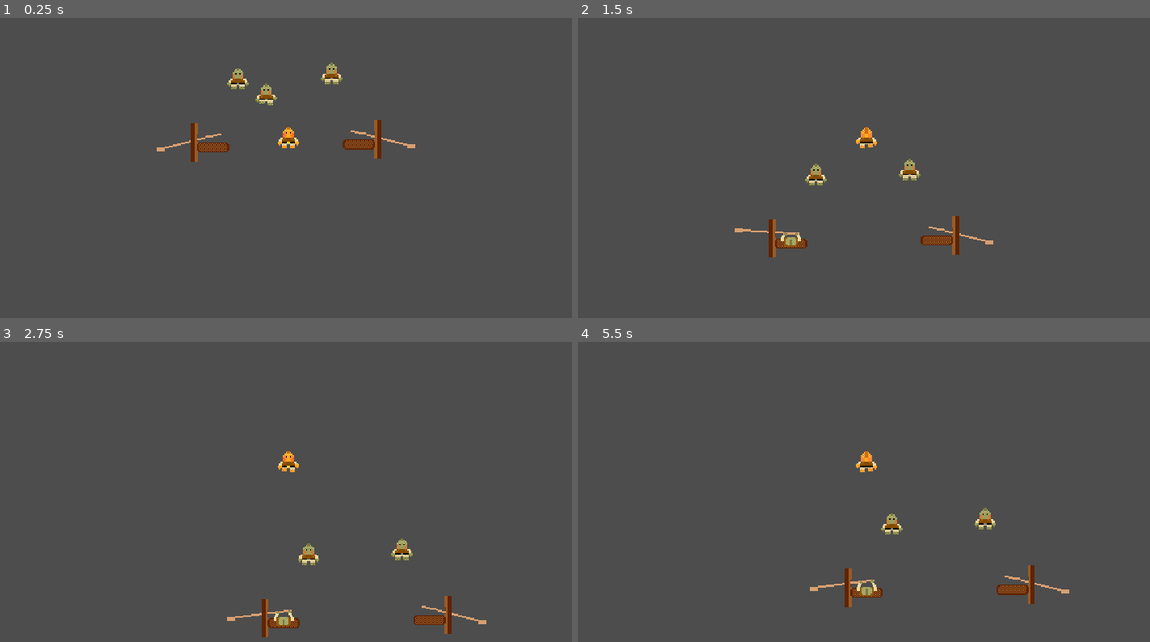
Above: before the commit, frames 1-4 (two rows, left to right).
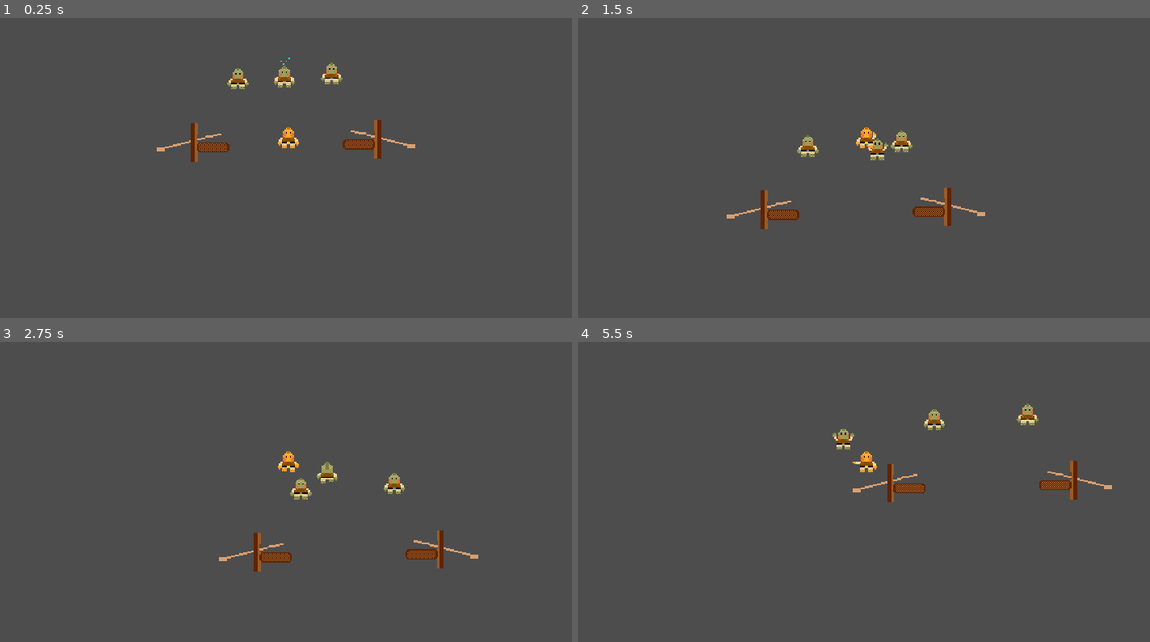
Above: after the commit, the same moments.

Repository: Splashy-Inc/splish-splashisson
Game: Godot game, scene res://Scenes/playground.tscn
The game is run twice, just before and just after one commit, with the same random seed, the same clock (stepped at 60 frames per second) and the same inputs. The project has no main scene, so this scene is started directly.
Inputs:
- Up to frame 1 (0.25 s): no input
- Up to frame 2 (1.5 s): tap Enter at 0.5 s; hold W (up) from 0.53 s (still down); tap I (interact) at 0.6, 1.35 s
- Up to frame 3 (2.75 s): release W (up) at 2.03 s; hold A (left) from 2.03 s (still down); tap O (location) at 2.1 s; tap I (interact) at 2.3 s
- Up to frame 4 (5.5 s): tap U (unassign) at 2.85 s; tap I (interact) at 3.05, 3.6, 4.35, 5.3 s; release A (left) at 3.53 s; hold S (down) 3.53-4.28 s; hold D (right) 4.28-5.03 s; hold W (up) from 5.03 s (still down); tap O (location) at 5.1 s

The runs differ from the first frame. In frame 1, 0.3% of the frame differs, in the area x 44-52%, y 13-30%; in frame 2, 2.6%, in the area x 25-73%, y 37-80%; in frame 3, 2.4%; in frame 4, 2.5%.

Commit message:
Add test for assignment and un-assignment

Diff:
--- a/Scenes/crew_member.gd
+++ b/Scenes/crew_member.gd
@@ -2,12 +2,19 @@
 
 class_name Crew
 
+signal task_started
+
+@export var test_assignment: Node2D
 @export var assignment_target: Node2D
 @export var follow_distance = 70
 
 const SPEED = 300.0
 var push_velocity = Vector2.ZERO
 var following = false
+
+func _ready():
+	if test_assignment:
+		_test_assignment(test_assignment)
 
 func _physics_process(delta: float) -> void:
 	velocity = push_velocity
@@ -65,3 +72,16 @@
 func _on_interactable_range_body_entered(body: Node2D) -> void:
 	if body == assignment_target and body.has_method("set_assignee"):
 		body.set_assignee(self)
+		task_started.emit()
+
+
+func _test_assignment(test_target: Node2D):
+	print("Assigning test target ", test_target, " to ", self)
+	set_assignment(test_target)
+	print("Waiting for ", self, " get to assignment and interact")
+	await task_started
+	print(self, " permforming ", assignment_target, " for 5 seconds")
+	await get_tree().create_timer(5).timeout
+	print("Unassigning ", assignment_target, " from ", self)
+	assignment_target.set_assignee(null)
+	set_assignment(null)
--- a/Scenes/playground.tscn
+++ b/Scenes/playground.tscn
@@ -21,9 +21,9 @@
 [node name="CrewMember2" parent="." instance=ExtResource("1_tnbfu")]
 position = Vector2(1037, 360)
 
-[node name="CrewMember3" parent="." node_paths=PackedStringArray("assignment_target") instance=ExtResource("1_tnbfu")]
+[node name="CrewMember3" parent="." node_paths=PackedStringArray("test_assignment") instance=ExtResource("1_tnbfu")]
 position = Vector2(897, 369)
-assignment_target = NodePath("../RowingTask2")
+test_assignment = NodePath("../RowingTask2")
 
 [node name="Splish" parent="." instance=ExtResource("1_vcfar")]
 position = Vector2(909, 550)
